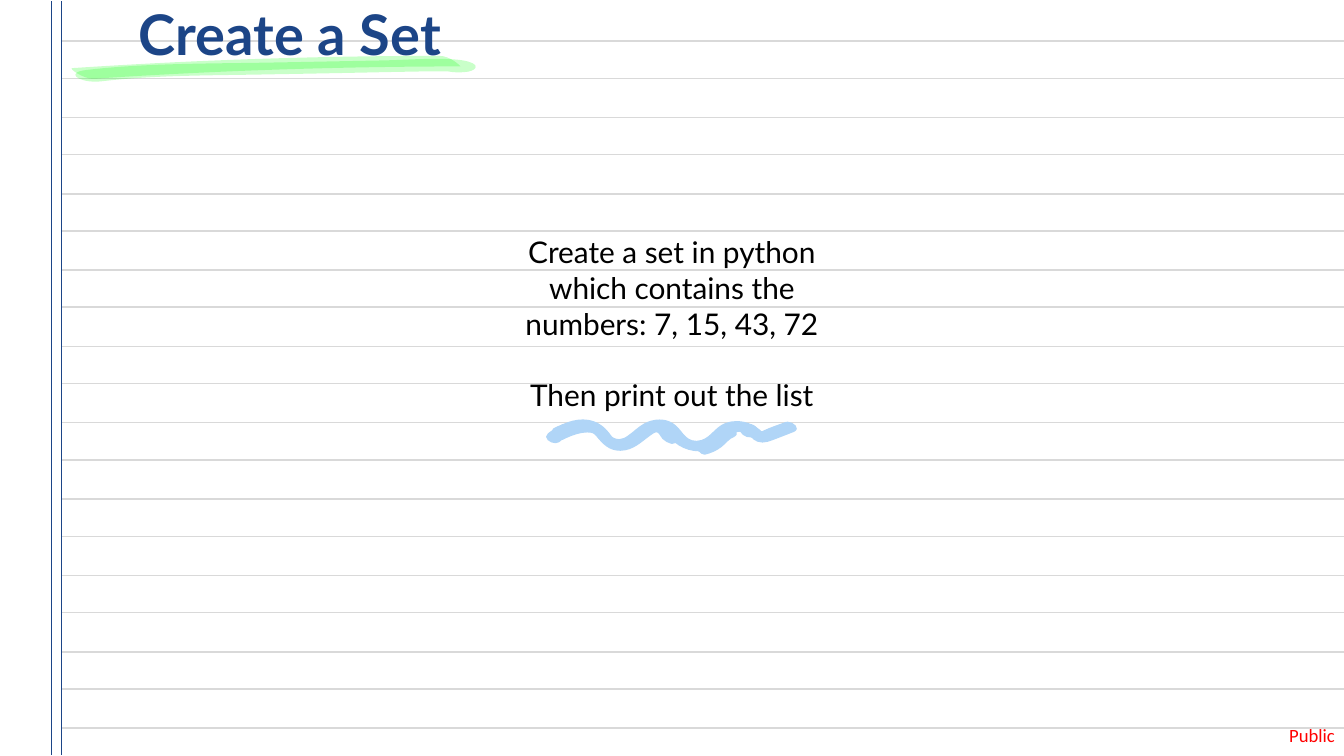
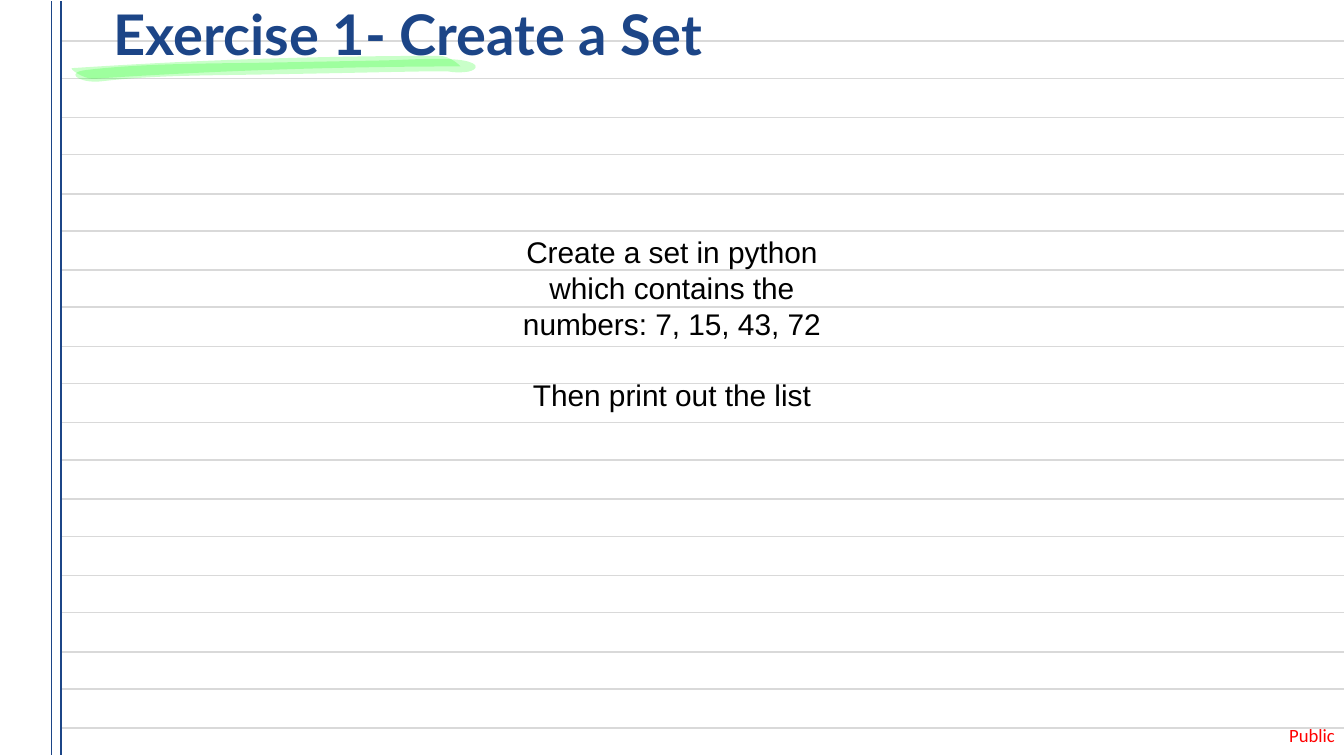
Before and after one commit to pi515/tech-mentorship, a slide deck: slide 6 of lessons/4-collections/4.3-sets/4.3.pptx. Drawn at 1344x756 pixels with LibreOffice and Linux fonts; fonts in the diff are those of the drawing. Boxes give left, top, right and bottom in pixels: in the first picture for what was removed or moved away, otherwise in the second. Text is boxed around its words. In the diff, an @@ line names an element or a change of style, - is before the commit and + after.

Commit message:
feat: refine sets lesson 4.3 (#22)
* Update notebook with more exercises
* Refine PowerPoint to be more interactive
* Add clickable Google Colab link

```diff
--- a/lessons/4-collections/4.3-sets/4.3.pptx
+++ b/lessons/4-collections/4.3-sets/4.3.pptx
@@ title at (x1=113, y1=13, x2=702, y2=66): text changed @@
-Create a Set
+Exercise 1- Create a Set
@@ subtitle "Create a set in python ..." at (x1=523, y1=241, x2=821, y2=412): font Lato to Arial @@
@@ group removed at (x1=544, y1=421, x2=801, y2=454): 9 freeform shapes @@
```
Also in this commit, not shown: 24 other slides changed, 11 slides added, 1 other file.
